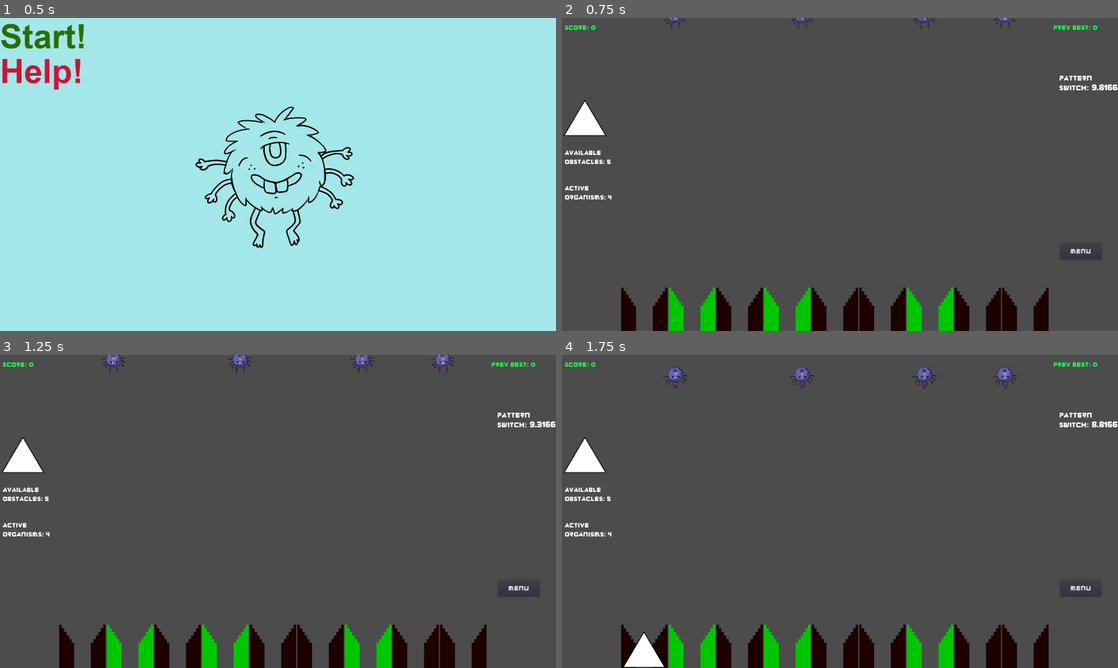
Above: before the commit, frames 1-4 (two rows, left to right).
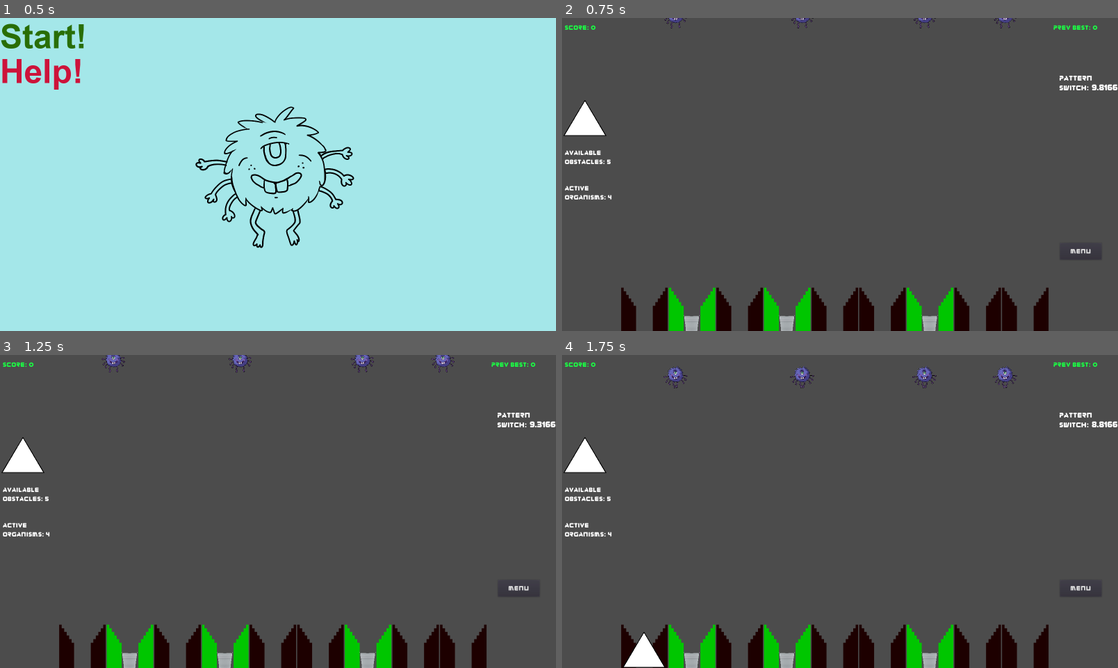
Above: after the commit, the same moments.

Repository: TreyDettmer/UP-Game-Jam-22
Game: Godot game, scene res://Scenes/MainMenu.tscn
The game is run twice, just before and just after one commit, with the same random seed, the same clock (stepped at 60 frames per second) and the same inputs.
Inputs (mouse positions are in pixels of both pictures, inside the frame that each line leads up to):
- Up to frame 1 (0.5 s): no input
- Up to frame 2 (0.75 s): click "Start!" at 0.5 s
- Up to frame 3 (1.25 s): no input
- Up to frame 4 (1.75 s): drag from (584, 470) to (645, 664) at 1.27 s

Frame 1 is identical in both runs. In frame 2, 0.4% of the frame differs, in the area x 21-68%, y 94-100%; in frame 3, 0.4%; in frame 4, 0.4%.

Commit message:
added a cute little bucket

Diff:
--- a/Project/Scenes/ScoreBucket.tscn
+++ b/Project/Scenes/ScoreBucket.tscn
@@ -11,6 +11,7 @@
 [ext_resource path="res://Art/Confetti/cframe5.png" type="Texture" id=9]
 [ext_resource path="res://Art/Confetti/cframe6.png" type="Texture" id=10]
 [ext_resource path="res://Art/Confetti/EmptyFrame.png" type="Texture" id=11]
+[ext_resource path="res://Art/ScoreBuckets/bucket_noLid.png" type="Texture" id=12]
 
 [sub_resource type="RectangleShape2D" id=1]
 extents = Vector2( 40, 7 )
@@ -24,6 +25,7 @@
 } ]
 
 [node name="ScoreBucket" type="StaticBody2D" groups=["ScoreBucket"]]
+scale = Vector2( 0.08, 0.08 )
 script = ExtResource( 1 )
 
 [node name="leftSideCollision" type="CollisionPolygon2D" parent="."]
@@ -54,8 +56,12 @@
 texture = ExtResource( 2 )
 
 [node name="ConfettiAnimation" type="AnimatedSprite" parent="."]
-position = Vector2( 4, -3.18281 )
 scale = Vector2( 0.225806, 0.225806 )
 frames = SubResource( 2 )
 
+[node name="BucketNoLid" type="Sprite" parent="."]
+position = Vector2( 0, 40 )
+scale = Vector2( 0.08, 0.08 )
+texture = ExtResource( 12 )
+
 [connection signal="body_entered" from="Area2D" to="." method="_on_Area2D_body_entered"]
--- a/Project/Scripts/ScoreBucket.gd
+++ b/Project/Scripts/ScoreBucket.gd
@@ -12,9 +12,11 @@
 	if goodBucket:
 		$leftside.modulate = Color(0,1,0)
 		$rightside.modulate = Color(0,1,0)
+		$BucketNoLid.show()
 	else:
 		$leftside.modulate = Color(1,0,0)
 		$rightside.modulate = Color(1,0,0)
+		$BucketNoLid.hide()
 
 
 	if $ConfettiAnimation.frame >= 7 and $ConfettiAnimation.playing:
Binary file added: Project/Art/ScoreBuckets/bucket_noLid.png
Not shown, added: Project/Art/ScoreBuckets/bucket_noLid.png.import
Binary file added: Project/Art/popAnimation/popframe1.png
Not shown, added: Project/Art/popAnimation/popframe1.png.import
Binary file added: Project/Art/popAnimation/popframe2.png
Not shown, added: Project/Art/popAnimation/popframe2.png.import
Binary file added: Project/Art/popAnimation/popframe3.png
Not shown, added: Project/Art/popAnimation/popframe3.png.import
Binary file added: Project/Art/popAnimation/popframe4.png
Not shown, added: Project/Art/popAnimation/popframe4.png.import
Not shown: 1 places in Project/Scenes/ScoreBucket.tscn that only renumber resources
